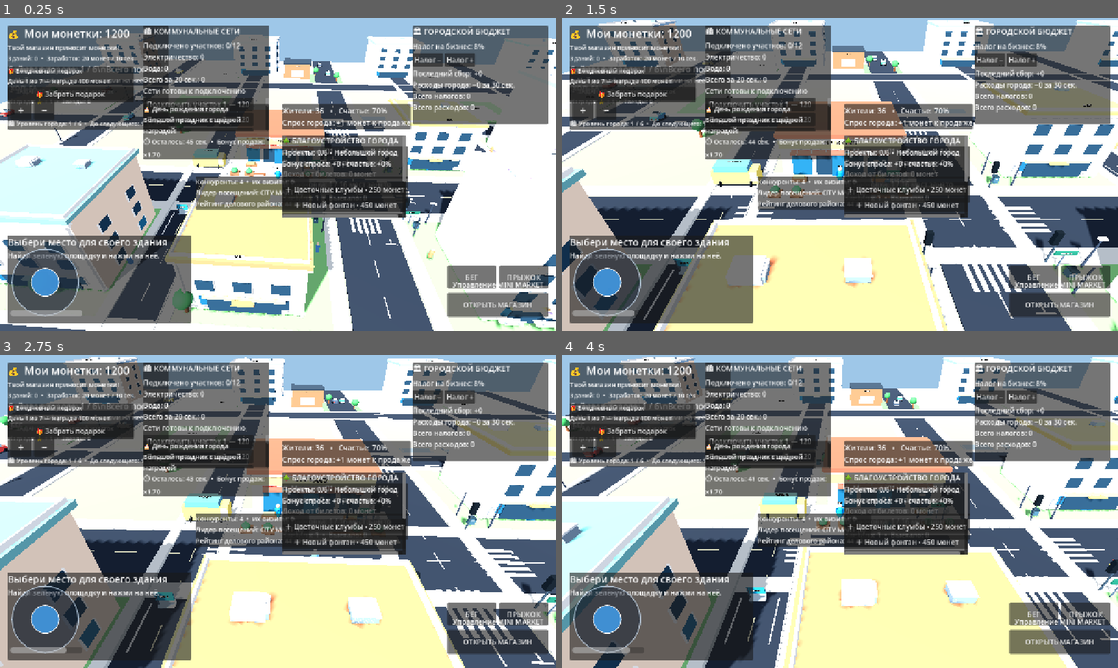
Above: before the commit, frames 1-4 (two rows, left to right).
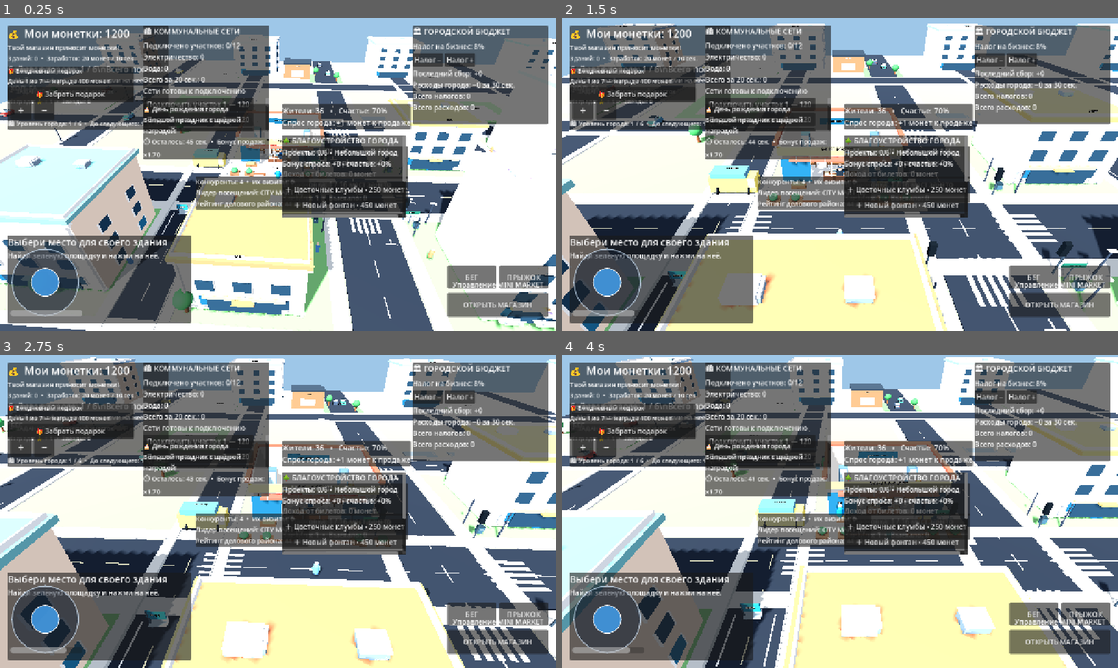
Above: after the commit, the same moments.

Repository: uchihabaha05-del/MINI-WORLD-TYCOON
Game: Godot game, scene res://scenes/Main.tscn
Two runs of this game, one before a commit and one after it. Both use one fixed random seed, a clock stepped at 60 frames per second and the inputs below.
Inputs (mouse positions are in pixels of both pictures, inside the frame that each line leads up to):
- Up to frame 1 (0.25 s): no input
- Up to frame 2 (1.5 s): tap Enter at 0.5 s; move the mouse to (812, 237) at 0.52 s; hold W 0.53-1.25 s; hold Shift 0.53-1.25 s; click (812, 237) at 0.67 s; tap Space at 0.77 s; drag from (1006, 221) to (812, 237) at 1.27 s
- Up to frame 3 (2.75 s): move the mouse to (111, 464) at 2.02 s; hold A from 2.03 s (still down); hold Shift from 2.03 s (still down)
- Up to frame 4 (4 s): release A at 2.75 s; release Shift at 2.75 s; drag from (867, 511) to (673, 464) at 2.77 s; move the mouse to (756, 433) at 3.52 s; hold S from 3.53 s (still down); hold Shift from 3.53 s (still down); tap Space at 3.77 s

The runs differ from the first frame. In frame 1, 1.0% of the frame differs, in the area x 42-59%, y 29-47%; in frame 2, 27%, in the area x 0-100%, y 0-100%; in frame 3, 26%; in frame 4, 23%.

Commit message:
Visual restart phase 2: walk-in supermarket interior and open roof

Diff:
--- a/scripts/world_builder.gd
+++ b/scripts/world_builder.gd
@@ -29,6 +29,7 @@
 	_detail_shop_entrance()
 	_apply_visual_refresh()
 	_build_market_plaza()
+	_build_shop_interior_details()
 	_build_road_markings_upgrade()
 
 func _build_ground() -> void:
@@ -97,17 +98,27 @@
 	shop.position = Vector3(-15, 0, -15)
 	add_child(shop)
 
-	# Main shop body and contrasting roof.
-	_box(shop, Vector3(17, 7, 12), Vector3(0, 3.5, 0), Color("#f1dfc4"), "ShopBuilding")
-	_add_static_box_collision(shop, Vector3(17, 7, 12), Vector3(0, 3.5, 0), "ShopCollision")
-	_box(shop, Vector3(18, 0.65, 13), Vector3(0, 7.25, 0), Color("#b85f49"), "ShopRoof")
+	# Open-roof walk-in market: a floor, solid side/rear walls and a clear front entrance.
+	_box(shop, Vector3(17, 0.35, 12), Vector3(0, 0.0, 0), Color("#d9d4c8"), "ShopFloor")
+	_box(shop, Vector3(17, 7, 0.45), Vector3(0, 3.5, -5.78), Color("#f1dfc4"), "ShopRearWall")
+	_box(shop, Vector3(0.45, 7, 11.6), Vector3(-8.28, 3.5, 0), Color("#f1dfc4"), "ShopLeftWall")
+	_box(shop, Vector3(0.45, 7, 11.6), Vector3(8.28, 3.5, 0), Color("#f1dfc4"), "ShopRightWall")
+	_add_static_box_collision(shop, Vector3(17, 7, 0.45), Vector3(0, 3.5, -5.78), "ShopRearCollision")
+	_add_static_box_collision(shop, Vector3(0.45, 7, 11.6), Vector3(-8.28, 3.5, 0), "ShopLeftCollision")
+	_add_static_box_collision(shop, Vector3(0.45, 7, 11.6), Vector3(8.28, 3.5, 0), "ShopRightCollision")
+	# Roof rim frames the interior while leaving it visible from the elevated game camera.
+	_box(shop, Vector3(18, 0.55, 0.65), Vector3(0, 7.1, -6.1), Color("#b85f49"), "ShopRearRoofRim")
+	_box(shop, Vector3(0.65, 0.55, 13), Vector3(-8.65, 7.1, 0), Color("#b85f49"), "ShopLeftRoofRim")
+	_box(shop, Vector3(0.65, 0.55, 13), Vector3(8.65, 7.1, 0), Color("#b85f49"), "ShopRightRoofRim")
 	_box(shop, Vector3(17.2, 1.15, 0.25), Vector3(0, 5.8, 6.12), Color("#e8a85e"), "ShopFacadeBand")
-
-	# Glass storefront facing the main road.
-	for x in [-5.5, -2.0, 2.0, 5.5]:
-		_box(shop, Vector3(2.8, 3.7, 0.16), Vector3(x, 2.7, 6.16), WINDOW, "StoreWindow")
-		_box(shop, Vector3(0.12, 3.9, 0.2), Vector3(x + 1.48, 2.7, 6.12), Color("#f7f0e3"), "WindowFrame")
-	_box(shop, Vector3(2.2, 4.0, 0.22), Vector3(0, 2.7, 6.18), Color("#79b7c9"), "EntranceDoor")
+	# Front glazing is split into two broad windows and narrow corner panels; centre stays open.
+	for x in [-6.2, 6.2]:
+		_box(shop, Vector3(4.1, 3.7, 0.16), Vector3(x, 2.7, 6.16), WINDOW, "StoreWindow")
+		_box(shop, Vector3(0.12, 3.9, 0.2), Vector3(x + (2.1 if x < 0 else -2.1), 2.7, 6.12), Color("#f7f0e3"), "WindowFrame")
+	_box(shop, Vector3(2.0, 0.16, 0.35), Vector3(0, 0.12, 6.1), Color("#b8a68e"), "EntranceThreshold")
+	_box(shop, Vector3(0.12, 3.7, 0.16), Vector3(-1.15, 2.7, 6.12), Color("#f7f0e3"), "DoorFrame")
+	_box(shop, Vector3(0.12, 3.7, 0.16), Vector3(1.15, 2.7, 6.12), Color("#f7f0e3"), "DoorFrame")
+	_box(shop, Vector3(2.1, 0.16, 0.16), Vector3(0, 4.55, 6.12), Color("#f7f0e3"), "DoorFrame")
 
 	var building_sign := Label3D.new()
 	building_sign.name = "ShopSign"
@@ -519,3 +530,32 @@
 	for p in [Vector3(-3.2, 0.15, -12), Vector3(3.2, 0.15, 12)]:
 		_box(self, Vector3(1.8, 0.035, 0.18), p, Color("#f5f2e8"), "LaneArrowStem")
 		_box(self, Vector3(0.18, 0.035, 1.0), p + Vector3(0, 0, -0.42), Color("#f5f2e8"), "LaneArrowHead")
+
+
+func _build_shop_interior_details() -> void:
+	var shop := get_node_or_null("PlayerShop") as Node3D
+	if shop == null:
+		return
+	# Wall-mounted lighting and a branded back-wall panel.
+	_box(shop, Vector3(6.8, 1.1, 0.16), Vector3(0, 5.35, -5.48), Color("#315d70"), "InteriorBrandPanel")
+	var interior_sign := Label3D.new()
+	interior_sign.text = "FRESH • DAILY • LOCAL"
+	interior_sign.font_size = 28
+	interior_sign.pixel_size = 0.012
+	interior_sign.position = Vector3(0, 5.35, -5.36)
+	interior_sign.modulate = Color("#fff4dc")
+	shop.add_child(interior_sign)
+	for x in [-5.8, -2.0, 2.0, 5.8]:
+		_box(shop, Vector3(0.16, 0.12, 1.0), Vector3(x, 6.25, -2.2), Color("#e9d6ad"), "InteriorCeilingLight")
+	# Checkout counter faces the open entrance.
+	_box(shop, Vector3(3.2, 1.15, 1.2), Vector3(0, 0.72, 4.25), Color("#79553b"), "CheckoutCounter")
+	_box(shop, Vector3(3.0, 0.12, 1.1), Vector3(0, 1.35, 4.25), Color("#d8c4a4"), "CheckoutTop")
+	_box(shop, Vector3(0.75, 0.1, 0.52), Vector3(0.8, 1.47, 4.25), Color("#263a42"), "CheckoutTerminal")
+	_box(shop, Vector3(0.42, 0.08, 0.32), Vector3(-0.8, 1.47, 4.25), Color("#6ba9b8"), "CheckoutScanner")
+	# Fridges and wall shelving along the rear wall.
+	for x in [-6.0, 6.0]:
+		_box(shop, Vector3(1.5, 3.7, 1.5), Vector3(x, 1.85, -4.35), Color("#5d7580"), "Refrigerator")
+		_box(shop, Vector3(1.22, 3.3, 0.08), Vector3(x, 1.85, -3.56), Color("#a8d1d8"), "FridgeGlass")
+		for y in [0.9, 1.8, 2.7]:
+			_box(shop, Vector3(1.25, 0.08, 0.18), Vector3(x, y, -3.48), Color("#e5e1d5"), "FridgeShelf")
+	# Ceiling-free design is intentional: the player and shelves remain readable from the gameplay camera.
